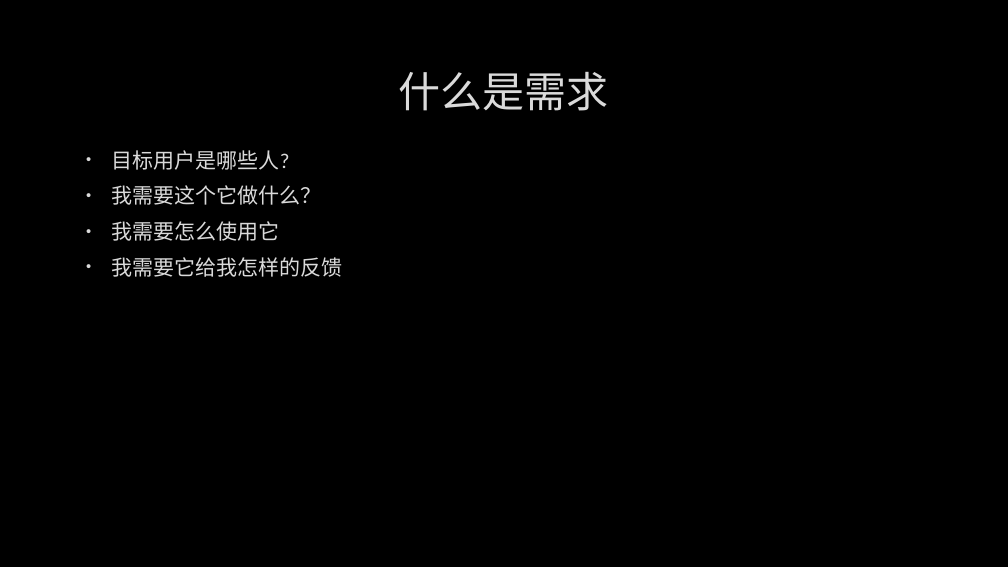
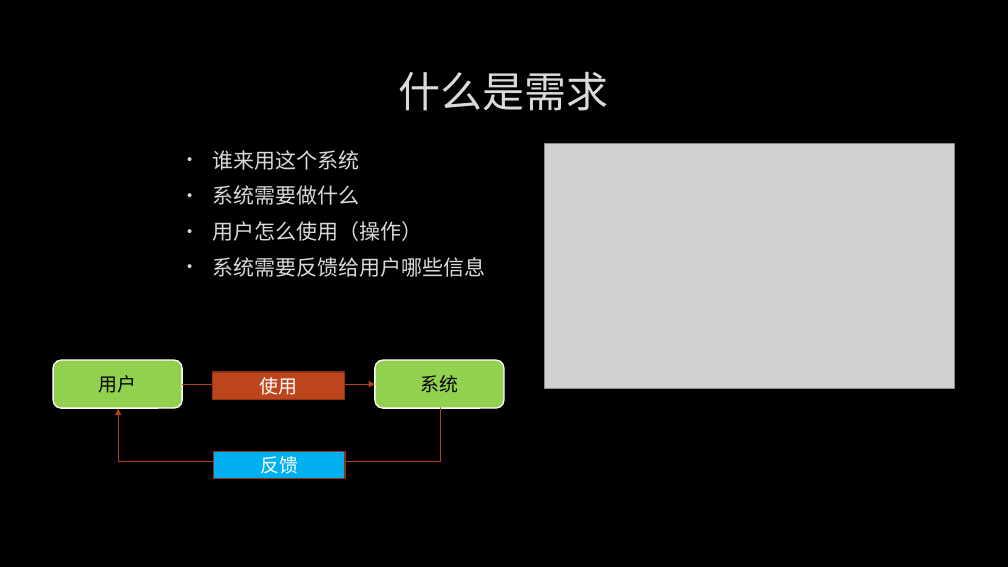
Before and after one commit to albertclass/Lessons, a slide deck: slide 11 of communication/策划与程序沟通技巧.pptx. Drawn at 1008x567 pixels with LibreOffice and Linux fonts; fonts in the diff are those of the drawing; grey boxes stand for pictures; background and template pictures are left out. Boxes give left, top, right and bottom in pixels: in the first picture for what was removed or moved away, otherwise in the second. Text is boxed around its words. In the diff, an @@ line names an element or a change of style, - is before the commit and + after.

```diff
--- a/communication/策划与程序沟通技巧.pptx
+++ b/communication/策划与程序沟通技巧.pptx
@@ picture added at <box>544,144,955,388</box> @@
@@ text at <box>213,150,486,277</box>: text changed @@
-• 目标用户是哪些人?
-• 我需要这个它做什么？
-• 我需要怎么使用它
-• 我需要它给我怎样的反馈
+• 谁来用这个系统
+• 系统需要做什么
+• 用户怎么使用（操作）
+• 系统需要反馈给用户哪些信息
@@ rounded rectangle added at <box>53,360,182,408</box>, fill #92D050, outline #FFFFFF 1.25 pt, 18 pt, text #000000 @@
+用户
@@ arrow added from (182, 384) to (375, 384), #B4421A 0.75 pt @@
@@ rectangle added at <box>212,372,344,399</box>, fill #BC451B, outline #8B3314 1.25 pt, 18 pt, text #FFFFFF @@
+使用
@@ rounded rectangle added at <box>375,360,504,408</box>, fill #92D050, outline #FFFFFF 1.25 pt, 18 pt, text #000000 @@
+系统
@@ elbow arrow added from (440, 408) to (118, 409), #B4421A 0.75 pt @@
@@ rectangle added at <box>213,451,345,479</box>, fill #00B0F0, outline #8B3314 1.25 pt, 18 pt, text #FFFFFF @@
+反馈
```
Also in this commit, not shown: 8 other slides changed, 2 slides added, 2 slides removed.
